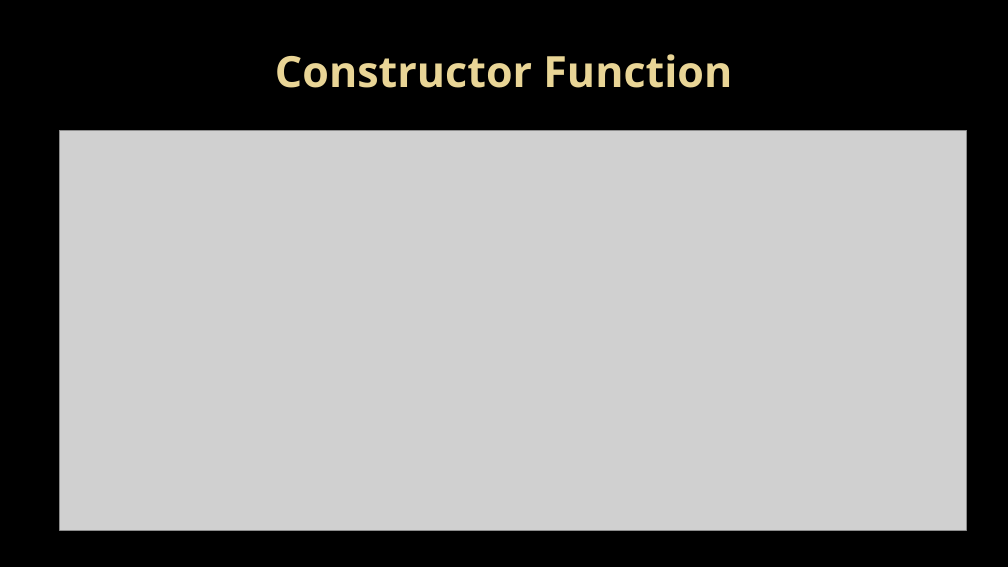
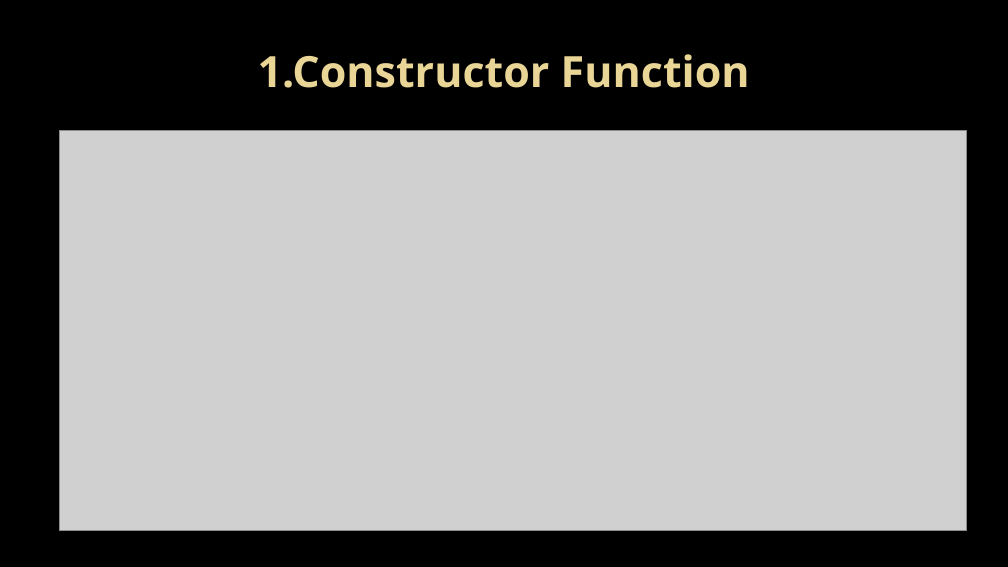
Before and after one commit to salman3009/newtownJuneBatch, a slide deck: slide 15 of 2022/June_Batch/5Javascript/others/new-version/10javascript - OOPS.pptx. Drawn at 1008x567 pixels with LibreOffice and Linux fonts; fonts in the diff are those of the drawing; grey boxes stand for pictures; background and template pictures are left out. Boxes give left, top, right and bottom in pixels: in the first picture for what was removed or moved away, otherwise in the second. Text is boxed around its words. In the diff, an @@ line names an element or a change of style, - is before the commit and + after.

```diff
--- a/2022/June_Batch/5Javascript/others/new-version/10javascript - OOPS.pptx
+++ b/2022/June_Batch/5Javascript/others/new-version/10javascript - OOPS.pptx
@@ title at <box>258,54,750,88</box>: text changed @@
-Constructor Function
+1.Constructor Function
```
Also in this commit, not shown: 1 other slide changed, 1 slide added, 19 other files.
